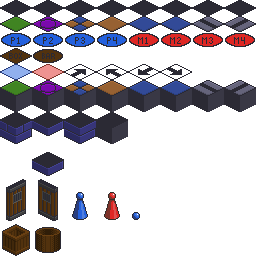
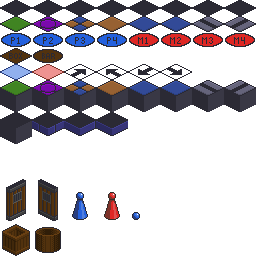
Layers edited between the first and the second 256×256 image:
painted on "1 #1" over [0, 121, 128, 176]
